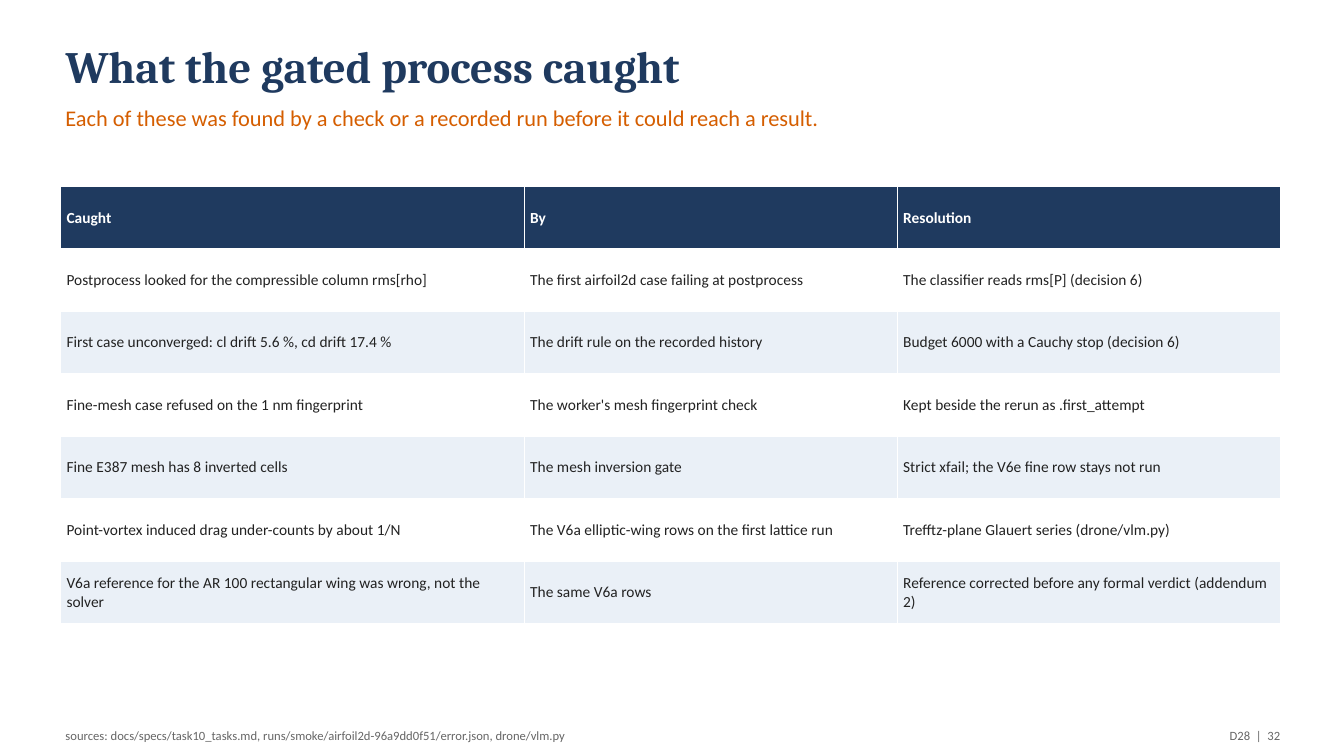
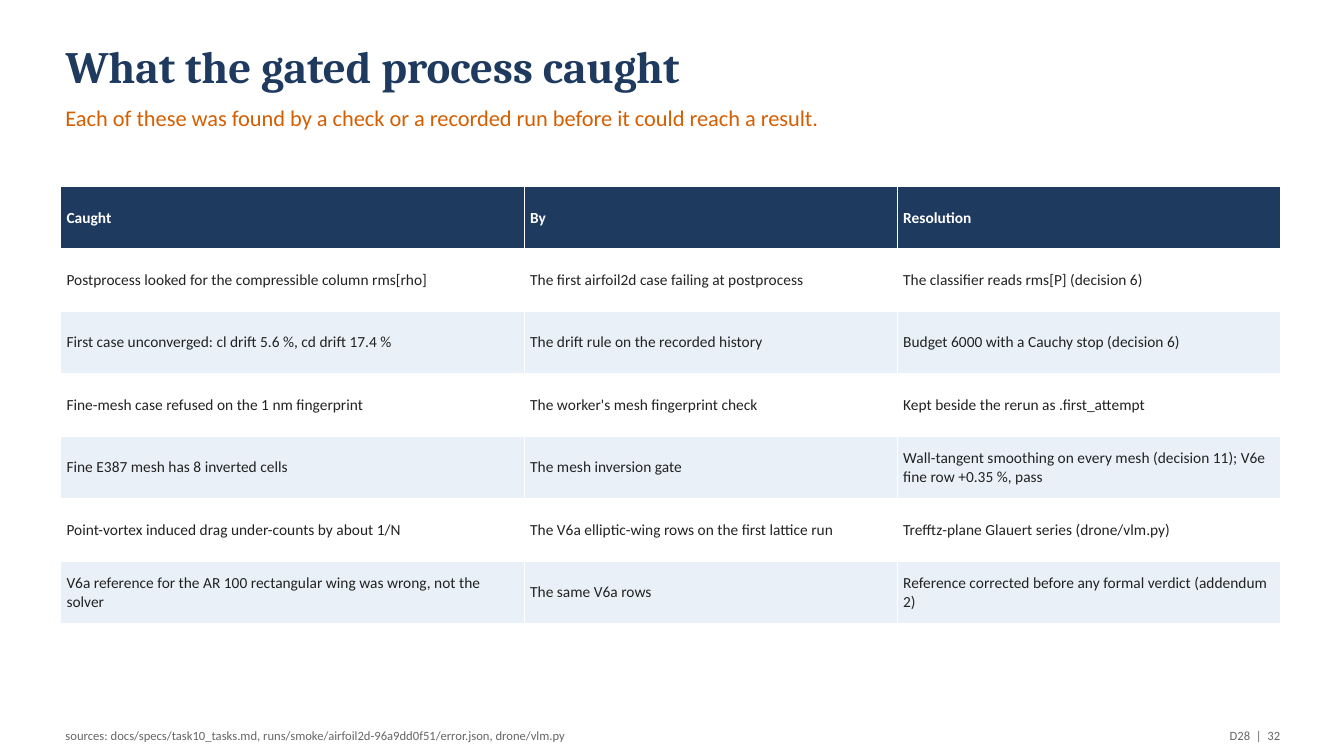
Before and after one commit to emarinhoss/ai-engineering, a slide deck: slide 32 of docs/talk/deck_drone.pptx. Drawn at 1344x756 pixels with LibreOffice and Linux fonts; fonts in the diff are those of the drawing. Boxes give left, top, right and bottom in pixels: in the first picture for what was removed or moved away, otherwise in the second. Text is boxed around its words. In the diff, an @@ line names an element or a change of style, - is before the commit and + after.

```diff
--- a/docs/talk/deck_drone.pptx
+++ b/docs/talk/deck_drone.pptx
@@ table at bbox=[60, 187, 1280, 624] @@
-row 5, column 3: Strict xfail; the V6e fine row stays not run
+row 5, column 3: Wall-tangent smoothing on every mesh (decision 11); V6e fine row +0.35 %, pass
```
Also in this commit, not shown: 19 other slides changed, 21 other files.
